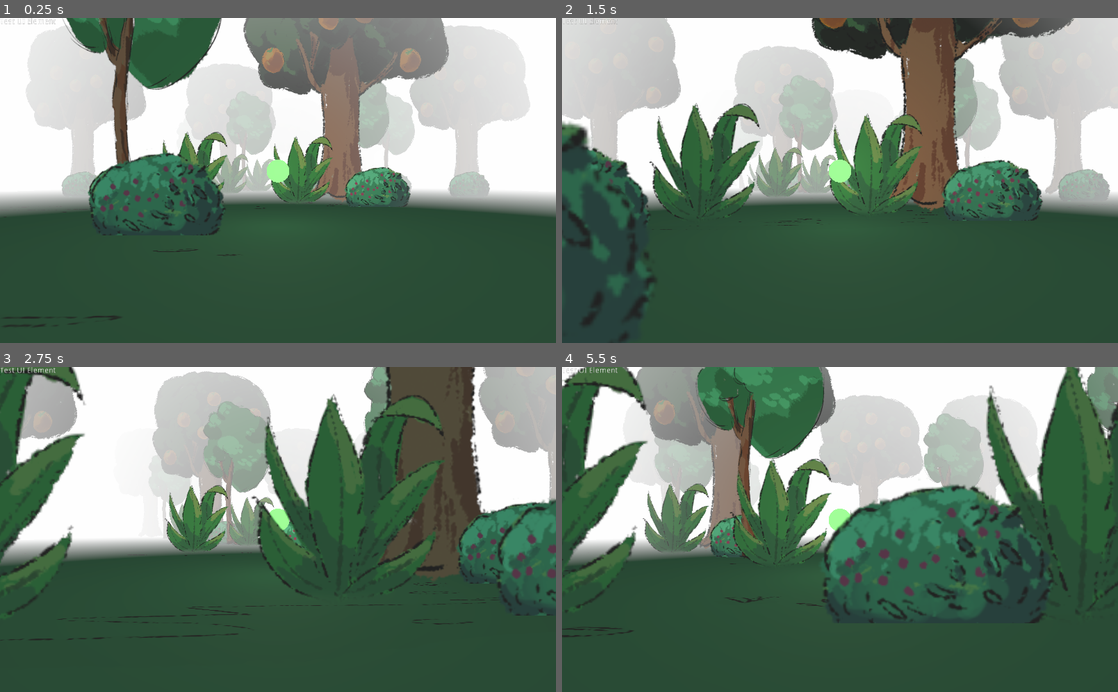
Above: before the commit, frames 1-4 (two rows, left to right).
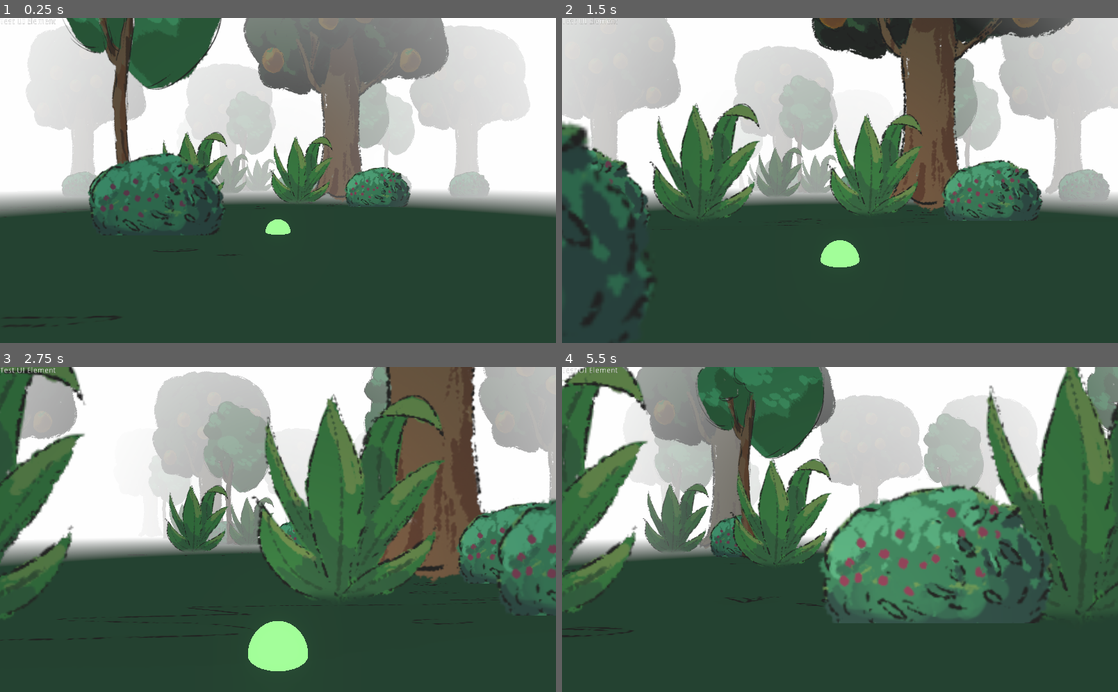
Above: after the commit, the same moments.

Repository: RegenerateGameJamTeam4/Team4sProject
Game: Godot game, scene res://src/utility/game_manager.tscn
The game is run twice, just before and just after one commit, with the same random seed, the same clock (stepped at 60 frames per second) and the same inputs.
Inputs:
- Up to frame 1 (0.25 s): no input
- Up to frame 2 (1.5 s): no input
- Up to frame 3 (2.75 s): no input
- Up to frame 4 (5.5 s): no input

The runs differ from the first frame. In frame 1, 0.6% of the frame differs, in the area x 46-76%, y 0-67%; in frame 2, 0.7%; in frame 3, 7.8%; in frame 4, 11%, in the area x 2-97%, y 10-79%.

Commit message:
player collision masks and movement

Diff:
--- a/project/project.godot
+++ b/project/project.godot
@@ -19,6 +19,12 @@
 Global="*res://src/utility/global.gd"
 Events="*res://src/utility/events.gd"
 
+[layer_names]
+
+3d_physics/layer_1="player"
+3d_physics/layer_2="world"
+3d_physics/layer_3="ui"
+
 [physics]
 
 common/enable_pause_aware_picking=true
--- a/project/src/actors/Player.gd
+++ b/project/src/actors/Player.gd
@@ -1,14 +1,16 @@
 extends Area
 
-var speed = 5
+var speed = 0.1
 var target_location:Vector3 = Vector3(0,0,0)
 
 func _ready():
 	pass
-	#Input.set_mouse_mode(Input.MOUSE_MODE_CAPTURED)
+
 
 func _physics_process(delta):
-	pass
-	#if global_transform.origin != target_location:
-		#look_at(target_location, Vector3.UP)
-		#transform.origin.z+= speed*delta
+	#pass
+	if global_transform.origin != target_location:
+		look_at(target_location, Vector3.UP)
+		#transform.origin += (transform.origin.direction_to(target_location)*speed)*delta
+		transform.origin = transform.origin.linear_interpolate(target_location, 0.35*delta)
+		transform.origin.y = 0;
--- a/project/src/actors/Player.tscn
+++ b/project/src/actors/Player.tscn
@@ -11,6 +11,7 @@
 height = 0.1
 
 [node name="Player" type="Area"]
+collision_mask = 2
 script = ExtResource( 2 )
 
 [node name="CollisionShape" type="CollisionShape" parent="."]
@@ -18,12 +19,7 @@
 
 [node name="OmniLight" type="OmniLight" parent="."]
 light_color = Color( 0.764706, 0.796078, 0.619608, 1 )
-
-[node name="SpotLight" type="SpotLight" parent="."]
-visible = false
-light_color = Color( 0.764706, 0.796078, 0.619608, 1 )
-light_energy = 2.0
-spot_range = 15.0
+omni_range = 2.0
 
 [node name="MeshInstance" type="MeshInstance" parent="."]
 mesh = SubResource( 2 )
